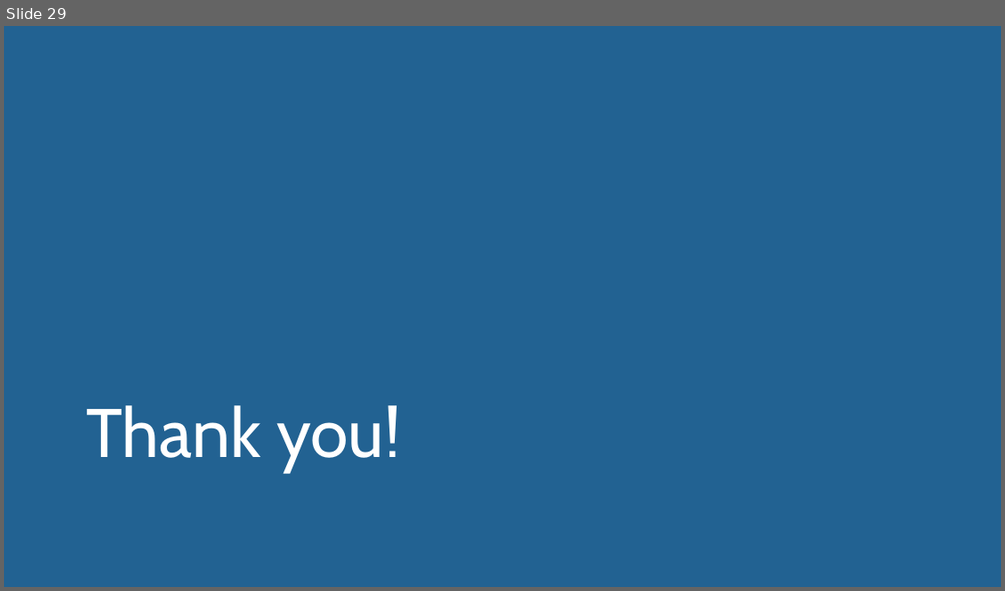
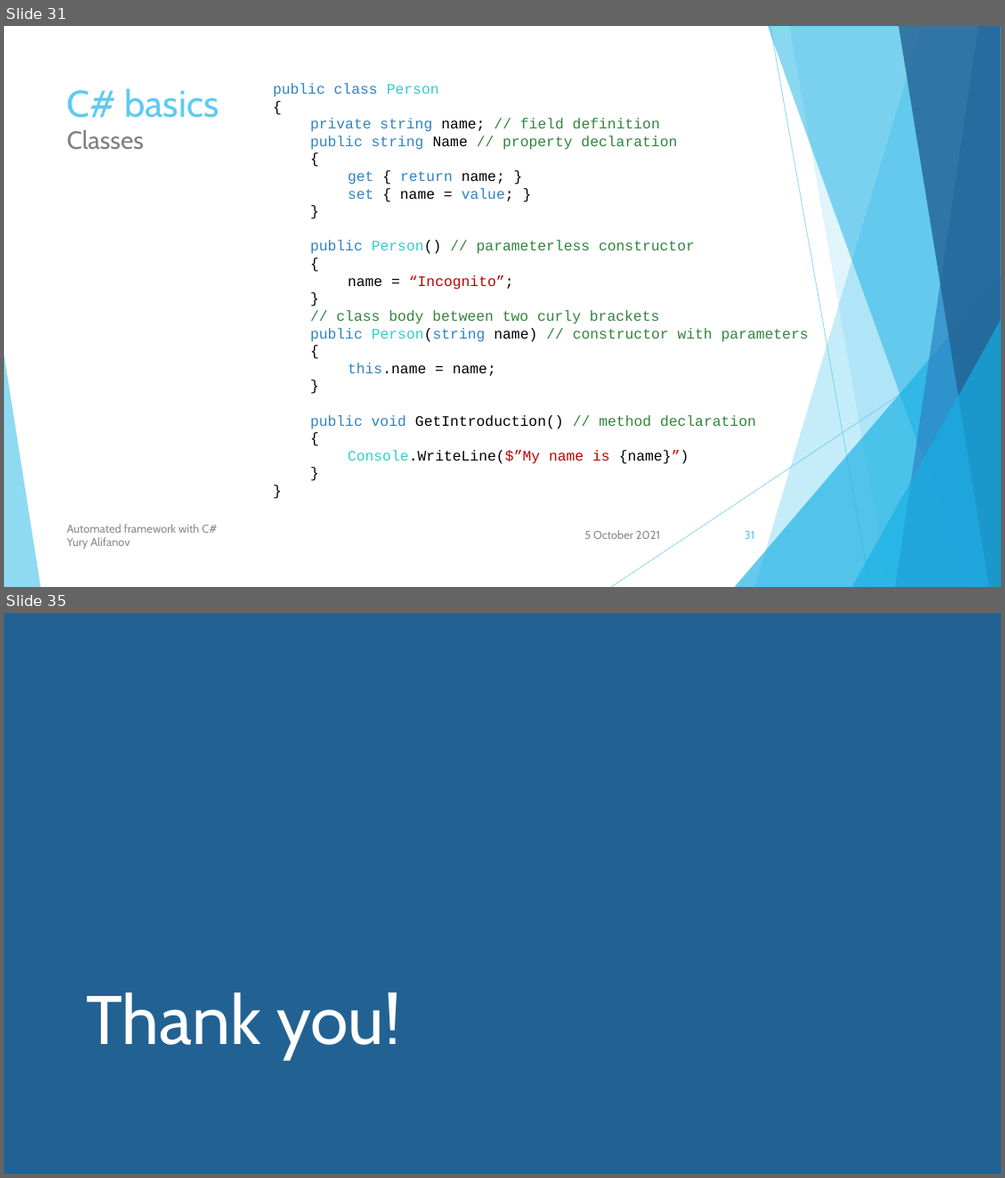
Before and after one commit to user-yalif/ITLeadersCourseAlifanov, a slide deck: Alifanov.ITLeadersCourse/Automated framework with C#.pptx. Shown one above the other, each under a label of ours: slide 29 before the commit, slides 31 and 35 after it; the slides between them are not shown. The pictures are 1005x591 and 1005x1178 pixels, drawn with LibreOffice and Linux fonts; fonts in the diff are those of the drawing. Boxes give left, top, right and bottom in pixels: in the first picture for what was removed or moved away, otherwise in the second. Text is boxed around its words. In the diff, an @@ line names an element or a change of style, - is before the commit and + after.

```diff
--- a/Alifanov.ITLeadersCourse/Automated framework with C#.pptx
+++ b/Alifanov.ITLeadersCourse/Automated framework with C#.pptx
@@ slide 31 added at bbox=[4, 26, 1001, 587], background #FFFFFF; not listed: 10 template elements that a slide beside it also shows @@
@@ title added at bbox=[67, 88, 218, 150], 36 pt, text #5FCBEF @@
+C# basics
+Classes
@@ text added at bbox=[273, 83, 809, 464], 14 pt, text #31843D @@
+public class Person
+{
+private string name; // field definition
+public string Name // property declaration
+{
+get { return name; }
+set { name = value; }
+}
+public Person() // parameterless constructor
+{
+name = “Incognito”;
+}
+// class body between two curly brackets
+public Person(string name) // constructor with parameters
+{
+this.name = name;
+}
+public void GetIntroduction() // method declaration
+{
+Console.WriteLine($”My name is {name}”)
+}
+}
@@ text added at bbox=[67, 524, 217, 548], 11 pt, text #8C8C8C @@
+Automated framework with C#
+Yury Alifanov
@@ text added at bbox=[584, 530, 660, 539], 11 pt, text #8C8C8C @@
+5 October 2021
@@ page number added at bbox=[744, 531, 755, 539], 11 pt, text #5FCBEF @@
+31
@@ what was slide 29 is now slide 35 @@
```
Also in this commit, not shown: 18 slides changed, 5 other slides added, 4 other files.
